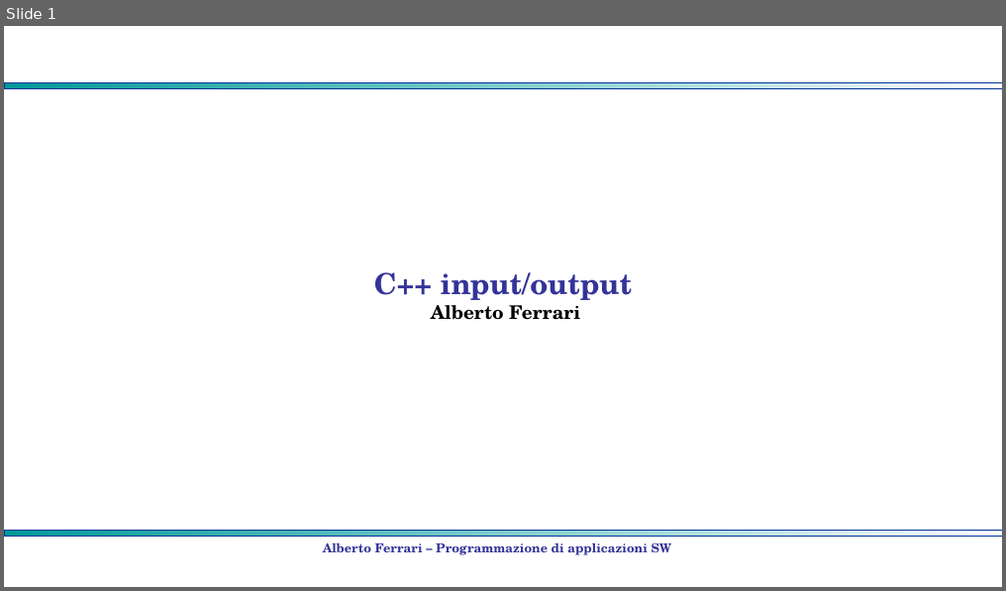
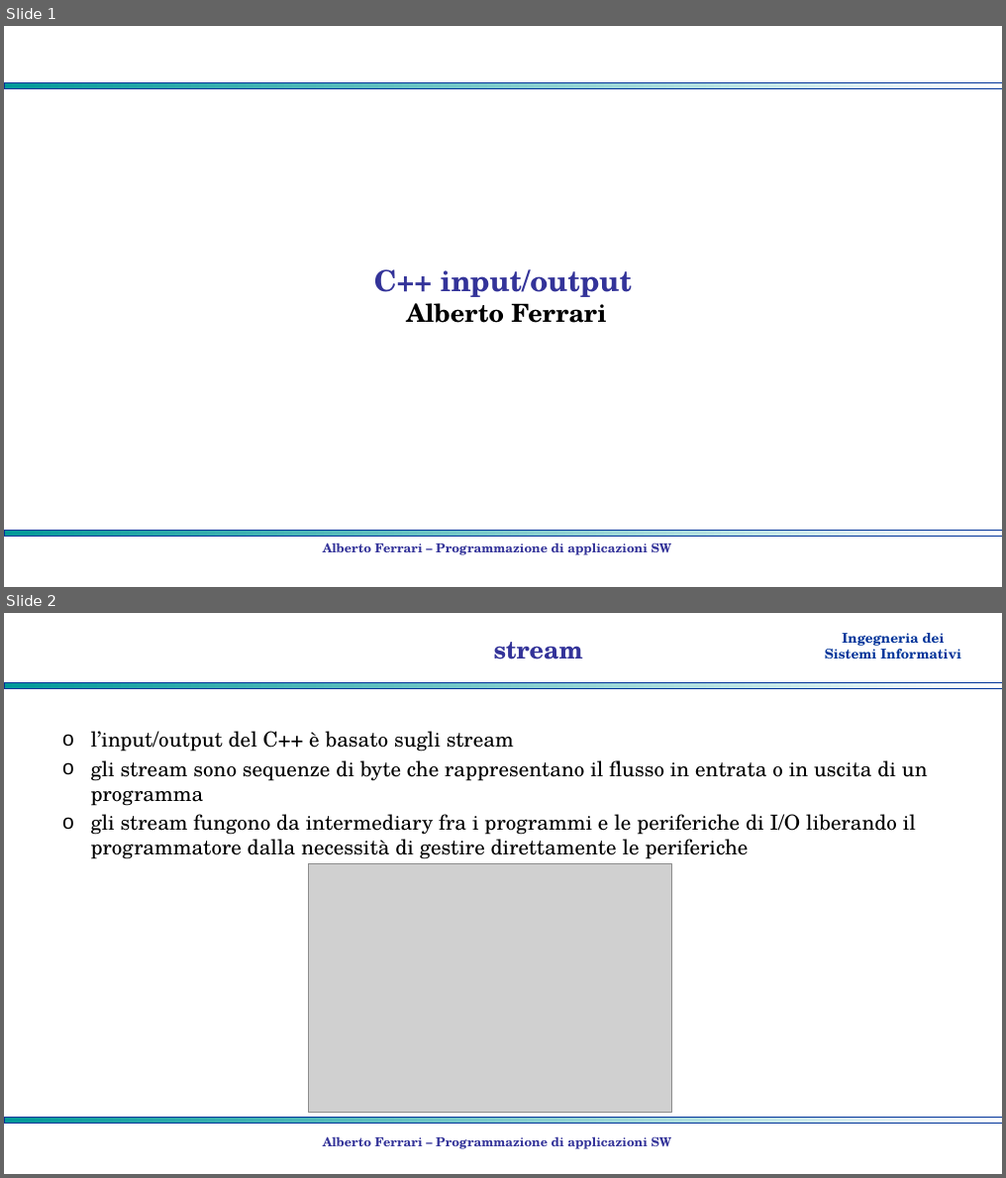
Before and after one commit to albertoferrari/pasw, a slide deck: lezioni/PASW03c - C++ input output.pptx. Shown one above the other, each under a label of ours: slide 1 before the commit, slides 1 and 2 after it. The pictures are 1006x591 and 1006x1178 pixels, drawn with LibreOffice and Linux fonts; fonts in the diff are those of the drawing; grey boxes stand for pictures; background and template pictures are left out. Boxes give left, top, right and bottom in pixels: in the first picture for what was removed or moved away, otherwise in the second. Text is boxed around its words. In the diff, an @@ line names an element or a change of style, - is before the commit and + after.

```diff
--- a/lezioni/PASW03c - C++ input output.pptx
+++ b/lezioni/PASW03c - C++ input output.pptx
@@ slide 2 added at (x1=4, y1=613, x2=1002, y2=1174), background #FFFFFF; not listed: 1 template element that a slide beside it also shows @@
@@ title added at (x1=494, y1=642, x2=583, y2=660), 24 pt, text #333399, bold @@
+stream
@@ text added at (x1=825, y1=633, x2=961, y2=660), 13 pt, text #003399, bold @@
+Ingegneria dei
+Sistemi Informativi
@@ rectangle added at (x1=4, y1=682, x2=1002, y2=688), fill gradient #009999 to #FFFFFF, outline #003399 0.75 pt @@
@@ text added at (x1=91, y1=731, x2=928, y2=860), 20 pt, text #000000 @@
+o l’input/output del C++ è basato sugli stream
+o gli stream sono sequenze di byte che rappresentano il flusso in entrata o in uscita di un programma
+o gli stream fungono da intermediary fra i programmi e le periferiche di I/O liberando il programmatore dalla necessità di gestire direttamente le periferiche
@@ picture added at (x1=309, y1=864, x2=672, y2=1112) @@
@@ text added at (x1=323, y1=1137, x2=672, y2=1150), 12 pt, text #333399, bold @@
+Alberto Ferrari – Programmazione di applicazioni SW
@@ slide 1 changed as well @@
@@ title "C++ input/output Alberto Ferrari" at (x1=374, y1=270, x2=632, y2=323): size 18 to 24 pt in "Alberto Ferrari" @@
```
Also in this commit, not shown: 2 other slides changed, 2 other slides added, 1 other file.
